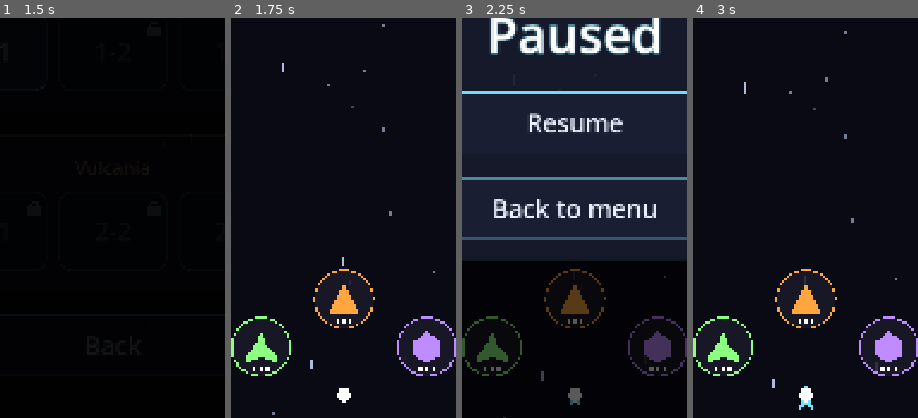
Above: before the commit, frames 1-4 (left to right).
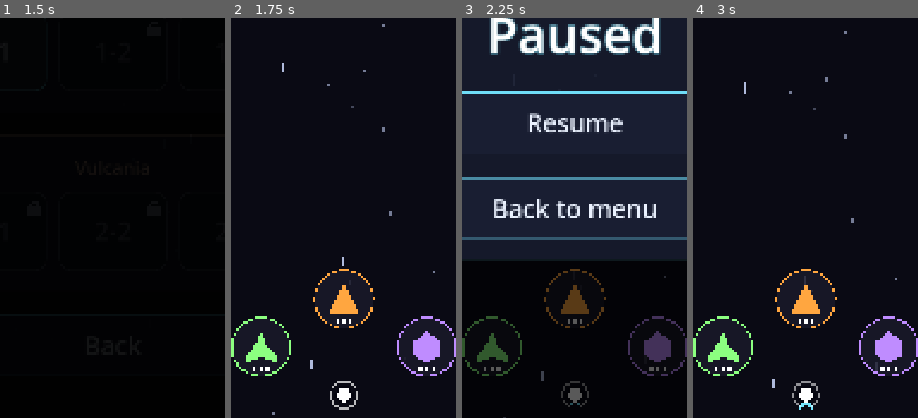
Above: after the commit, the same moments.

Repository: GDPonsoni/Nucleon-Squad-3D
Game: Godot game, scene res://scenes/menu.tscn
Same seed, same stepped clock (60 frames per second), same inputs: the game is played once before the commit and once after it.
Inputs (mouse positions are % of the whole screen's width and height, from its top left):
- Up to frame 1 (1.5 s): click "Play" at 0.5 s; click (23, 41) at 1.25 s
- Up to frame 2 (1.75 s): no input
- Up to frame 3 (2.25 s): click (90, 9) at 2 s
- Up to frame 4 (3 s): click "Resume" at 2.75 s
The pictures show only the part of the screen within x 25-75%, y 37-87%; the shares and areas given below are measured in that part.

Frame 1 is identical in both runs. In frame 2, 0.2% of the frame differs, in the area x 44-57%, y 90-98%; in frame 3, 0.2%; in frame 4, 0.2%.

Commit message:
feat(player): deixa o núcleo mais visível e marca a subida de nível
O núcleo (hitbox) ganha borda escura, que o separa da cor do corpo, e
um anel branco pulsando, mais forte na câmera lenta. Ao subir o nível
da arma, um anel dourado se expande em volta da nave.

Co-Authored-By: Claude Opus 5.5 <noreply@anthropic.com>

Diff:
--- a/scripts/core/game.gd
+++ b/scripts/core/game.gd
@@ -165,6 +165,7 @@
 	state.powerups_collected += 1
 	if state.level_up_current() and player.weapon != null:
 		player.weapon.set_level(state.weapon_levels[state.current])
+		player.pulse_level_up()
 
 
 ## Corpo destruído: explode, o núcleo racha e o jogador escolhe outro corpo vivo.
--- a/scripts/core/params.gd
+++ b/scripts/core/params.gd
@@ -81,6 +81,16 @@
 var ship_start_bottom_offset: float = 300.0  # distância da base da tela
 var nucleus_radius: float = 16.0  # também é a hitbox da nave
 var nucleus_color: Color = Color(1.0, 1.0, 1.0)
+var nucleus_outline_color: Color = Color(0.02, 0.02, 0.06)  # separa o núcleo da cor do corpo
+var nucleus_outline_width: float = 5.0
+var nucleus_ring_scale: float = 1.9  # anel pulsando em volta do núcleo (x raio)
+var nucleus_ring_width: float = 4.0
+var nucleus_ring_alpha: float = 0.45
+var nucleus_ring_alpha_slow: float = 1.0  # anel mais forte na câmera lenta
+var nucleus_pulse_speed: float = 6.0
+var level_up_pulse_seconds: float = 0.5
+var level_up_pulse_growth: float = 2.0
+var level_up_pulse_width: float = 10.0
 var crack_start_angle: float = 0.8  # rad; posição da 1ª rachadura do núcleo
 var crack_angle_step: float = 2.1  # rad entre rachaduras
 
--- a/scripts/player/player.gd
+++ b/scripts/player/player.gd
@@ -18,6 +18,7 @@
 var _build_tween: Tween
 var _invulnerable_left: float = 0.0
 var _blink_clock: float = 0.0
+var _level_pulse_left: float = 0.0
 
 
 func _ready() -> void:
@@ -60,6 +61,11 @@
 	_set_build(0.0)
 
 
+## Anel dourado que se expande ao subir o nível da arma.
+func pulse_level_up() -> void:
+	_level_pulse_left = Params.level_up_pulse_seconds
+
+
 func start_invulnerability(seconds: float) -> void:
 	_invulnerable_left = maxf(_invulnerable_left, seconds)
 
@@ -80,6 +86,10 @@
 	elif self_modulate.a < 1.0:
 		self_modulate.a = 1.0
 
+	_level_pulse_left = maxf(_level_pulse_left - delta, 0.0)
+	# Halo do núcleo e pulso de nível são animados
+	queue_redraw()
+
 
 func _draw() -> void:
 	if body != null and _build > 0.0:
@@ -88,7 +98,26 @@
 			points.append(point * Params.ship_size * _build)
 		draw_colored_polygon(points, body.color)
 
-	draw_circle(Vector2.ZERO, Params.nucleus_radius, Params.nucleus_color)
+	_draw_nucleus()
+
+	if _level_pulse_left > 0.0:
+		var t: float = 1.0 - _level_pulse_left / Params.level_up_pulse_seconds
+		var radius: float = Params.ship_size.y * (0.4 + t * Params.level_up_pulse_growth)
+		draw_arc(Vector2.ZERO, radius, 0.0, TAU, 48, Color(Params.powerup_color, 1.0 - t), Params.level_up_pulse_width * (1.0 - t * 0.5))
+
+
+## Núcleo (que também é a hitbox): anel pulsando, borda escura e miolo claro.
+## O anel fica mais forte na câmera lenta, quando o jogador planeja o desvio.
+func _draw_nucleus() -> void:
+	var radius: float = Params.nucleus_radius
+	var slow: float = clampf((1.0 - Engine.time_scale) / (1.0 - Params.slow_time_scale), 0.0, 1.0)
+	# Pulso em tempo real, para continuar vivo na câmera lenta
+	var pulse: float = 0.5 + 0.5 * sin(Time.get_ticks_msec() * 0.001 * Params.nucleus_pulse_speed)
+	var ring_alpha: float = lerpf(Params.nucleus_ring_alpha, Params.nucleus_ring_alpha_slow, slow) * (0.55 + 0.45 * pulse)
+	var ring_radius: float = radius * lerpf(Params.nucleus_ring_scale, Params.nucleus_ring_scale * 1.15, pulse)
+	draw_arc(Vector2.ZERO, ring_radius, 0.0, TAU, 32, Color(Params.nucleus_color, ring_alpha), Params.nucleus_ring_width)
+	draw_circle(Vector2.ZERO, radius + Params.nucleus_outline_width, Params.nucleus_outline_color)
+	draw_circle(Vector2.ZERO, radius, Params.nucleus_color)
 	for i in cracks:
 		var dir := Vector2.from_angle(Params.crack_start_angle + i * Params.crack_angle_step)
 		draw_line(dir * Params.nucleus_radius * 0.2, dir * Params.nucleus_radius, Params.background_color, 3.0)
